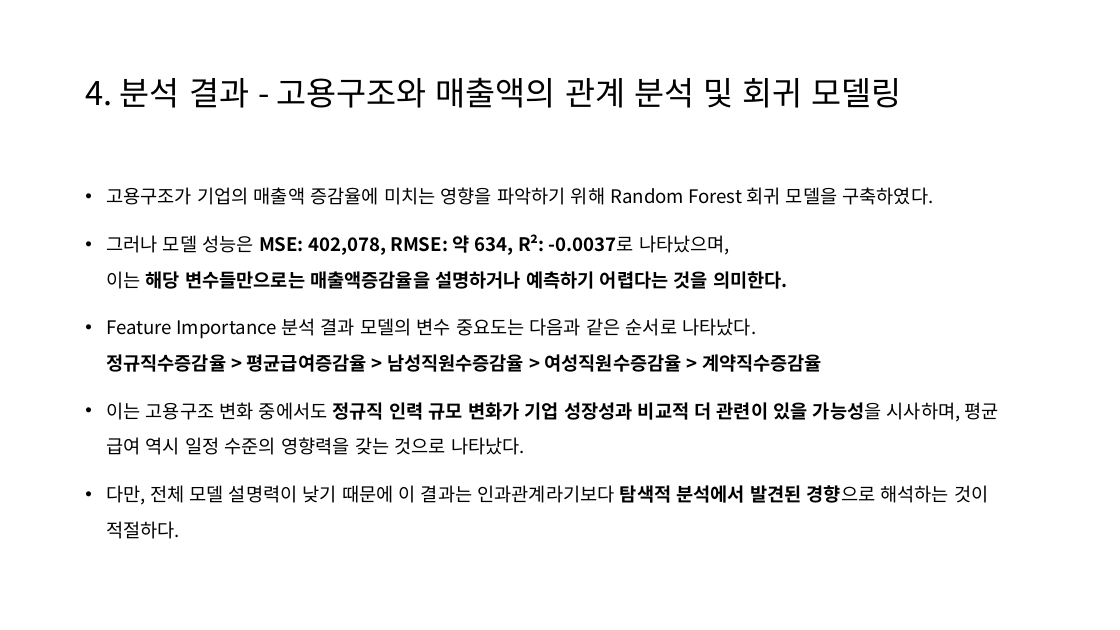
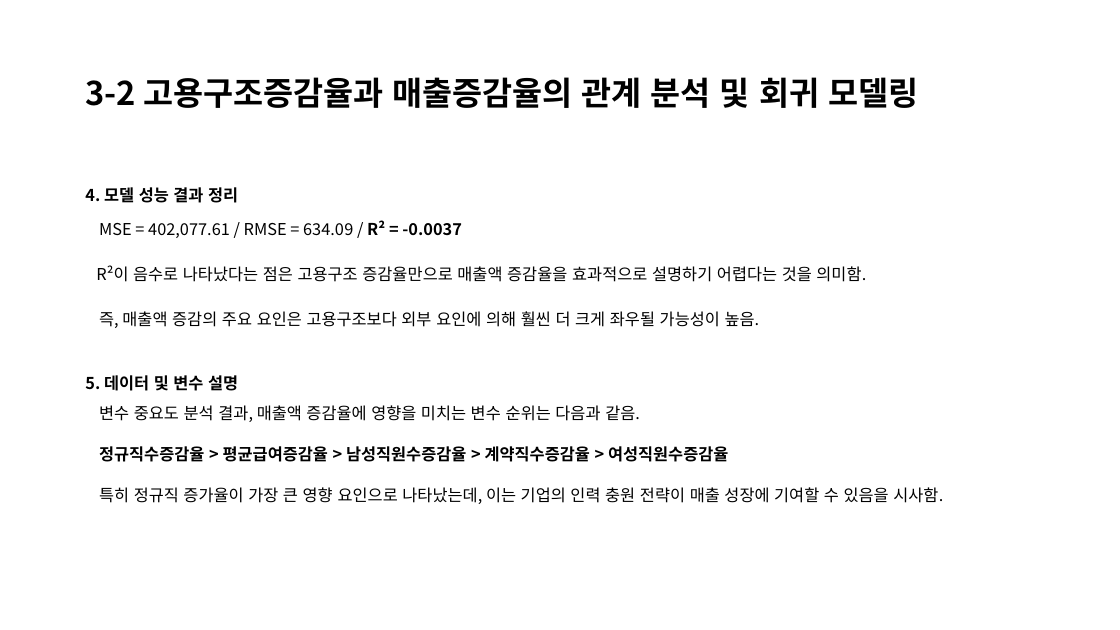
Before and after one commit to namdkgo/BigDataProject, a slide deck: slide 40 of 202344083_남동관_빅데이터_기말프로젝트_보고서.pptx (slide 12 before the commit). Drawn at 1120x630 pixels with LibreOffice and Linux fonts; fonts in the diff are those of the drawing. Boxes give left, top, right and bottom in pixels: in the first picture for what was removed or moved away, otherwise in the second. Text is boxed around its words. In the diff, an @@ line names an element or a change of style, - is before the commit and + after.

```diff
--- a/202344083_남동관_빅데이터_기말프로젝트_보고서.pptx
+++ b/202344083_남동관_빅데이터_기말프로젝트_보고서.pptx
@@ title at box(85, 77, 918, 108): text changed; bold on @@
-4. 분석 결과 - 고용구조와 매출액의 관계 분석 및 회귀 모델링
+3-2 고용구조증감율과 매출증감율의 관계 분석 및 회귀 모델링
@@ text at box(85, 187, 943, 504): text changed; size 16 to 14 pt @@
-• 고용구조가 기업의 매출액 증감율에 미치는 영향을 파악하기 위해 Random Forest 회귀 모델을 구축하였다.
-• 그러나 모델 성능은 MSE: 402,078, RMSE: 약 634, R²: -0.0037로 나타났으며,
-  이는 해당 변수들만으로는 매출액증감율을 설명하거나 예측하기 어렵다는 것을 의미한다.
-• Feature Importance 분석 결과 모델의 변수 중요도는 다음과 같은 순서로 나타났다.
-  정규직수증감율 > 평균급여증감율 > 남성직원수증감율 > 여성직원수증감율 > 계약직수증감율
-• 이는 고용구조 변화 중에서도 정규직 인력 규모 변화가 기업 성장성과 비교적 더 관련이 있을 가능성을 시사하며, 평균 급여 역시 일정 수준의 영향력을 갖는 것으로 나타났다.
-• 다만, 전체 모델 설명력이 낮기 때문에 이 결과는 인과관계라기보다 탐색적 분석에서 발견된 경향으로 해석하는 것이 적절하다.
+4. 모델 성능 결과 정리
+MSE = 402,077.61 / RMSE = 634.09 / R² = -0.0037
+R²이 음수로 나타났다는 점은 고용구조 증감율만으로 매출액 증감율을 효과적으로 설명하기 어렵다는 것을 의미함.
+즉, 매출액 증감의 주요 요인은 고용구조보다 외부 요인에 의해 훨씬 더 크게 좌우될 가능성이 높음.
+5. 데이터 및 변수 설명
+변수 중요도 분석 결과, 매출액 증감율에 영향을 미치는 변수 순위는 다음과 같음.
+정규직수증감율 > 평균급여증감율 > 남성직원수증감율 > 계약직수증감율 > 여성직원수증감율
+특히 정규직 증가율이 가장 큰 영향 요인으로 나타났는데, 이는 기업의 인력 충원 전략이 매출 성장에 기여할 수 있음을 시사함.
```
Also in this commit, not shown: 10 other slides changed, 49 slides added, 5 other files.
